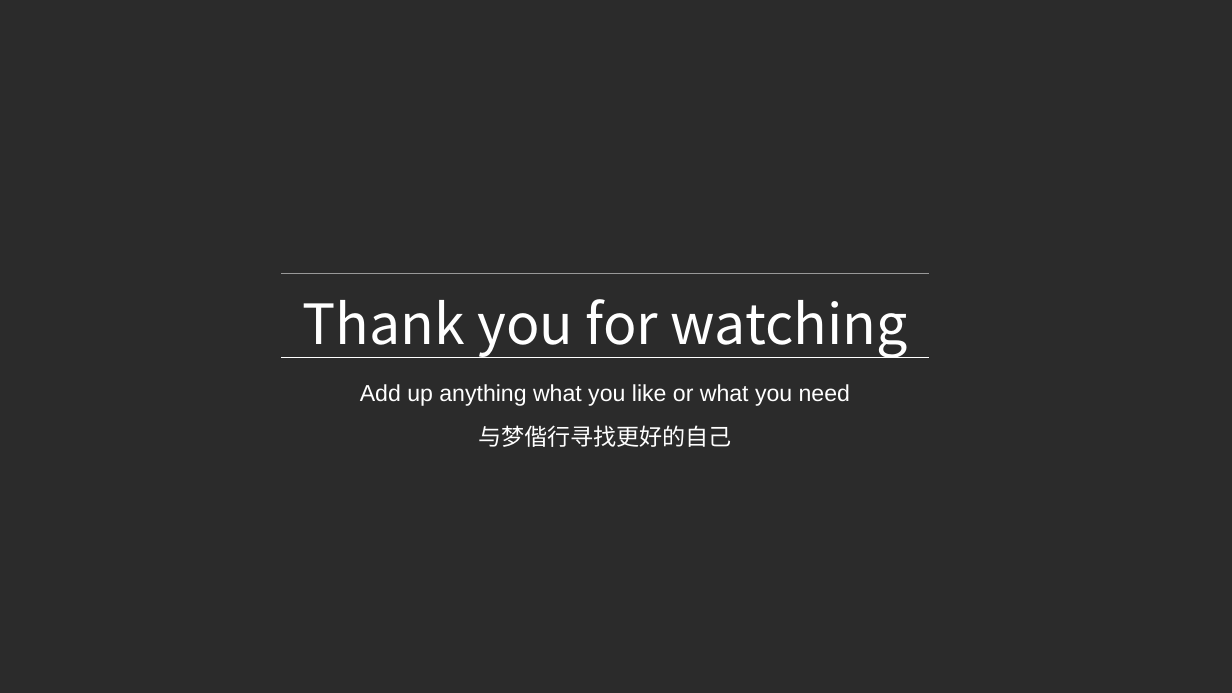
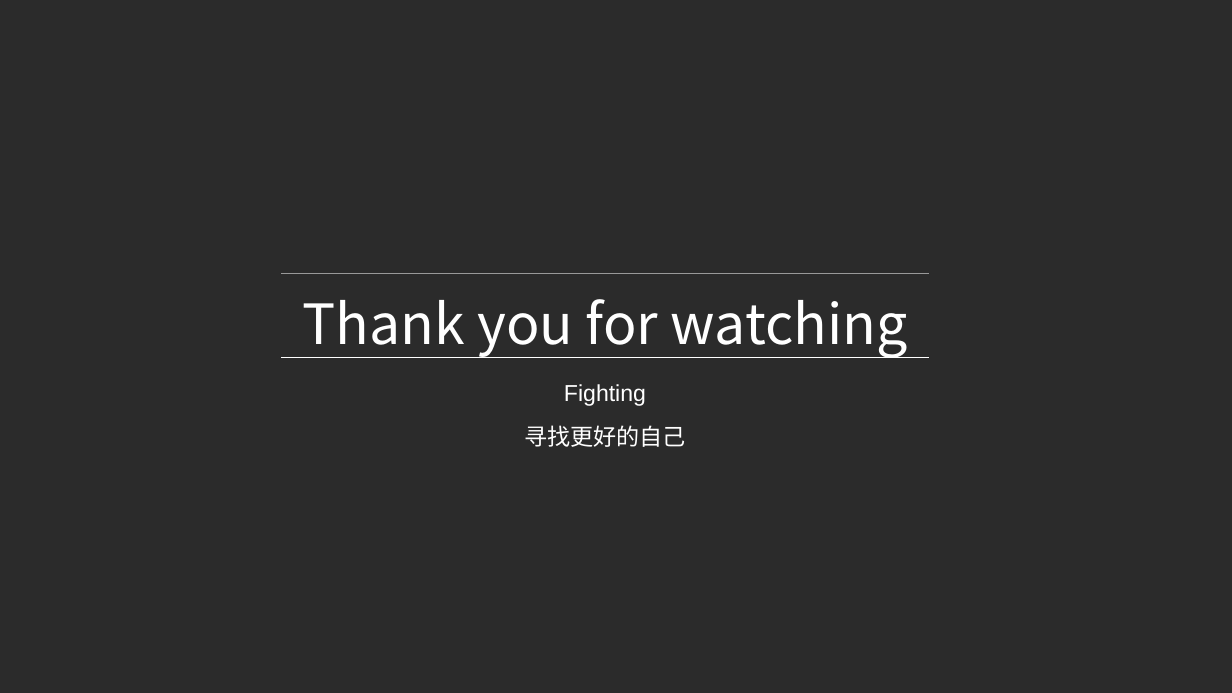
Before and after one commit to SilenceLoveLt/WorkSpaceNew, a slide deck: slide 7 of 工作/内部培训.pptx. Drawn at 1232x693 pixels with LibreOffice and Linux fonts; fonts in the diff are those of the drawing; background and template pictures are left out; a plain dark background stands for a picture behind light text. Boxes give left, top, right and bottom in pixels: in the first picture for what was removed or moved away, otherwise in the second. Text is boxed around its words. In the diff, an @@ line names an element or a change of style, - is before the commit and + after.

```diff
--- a/工作/内部培训.pptx
+++ b/工作/内部培训.pptx
@@ text at [564,384,646,406]: text changed @@
-Add up anything what you like or what you need
+Fighting
@@ text at [524,425,686,447]: text changed @@
-与梦偕行寻找更好的自己
+寻找更好的自己
```
Also in this commit, not shown: 3 other slides changed, 3 slides added, 3 slides removed, 16 other files.
